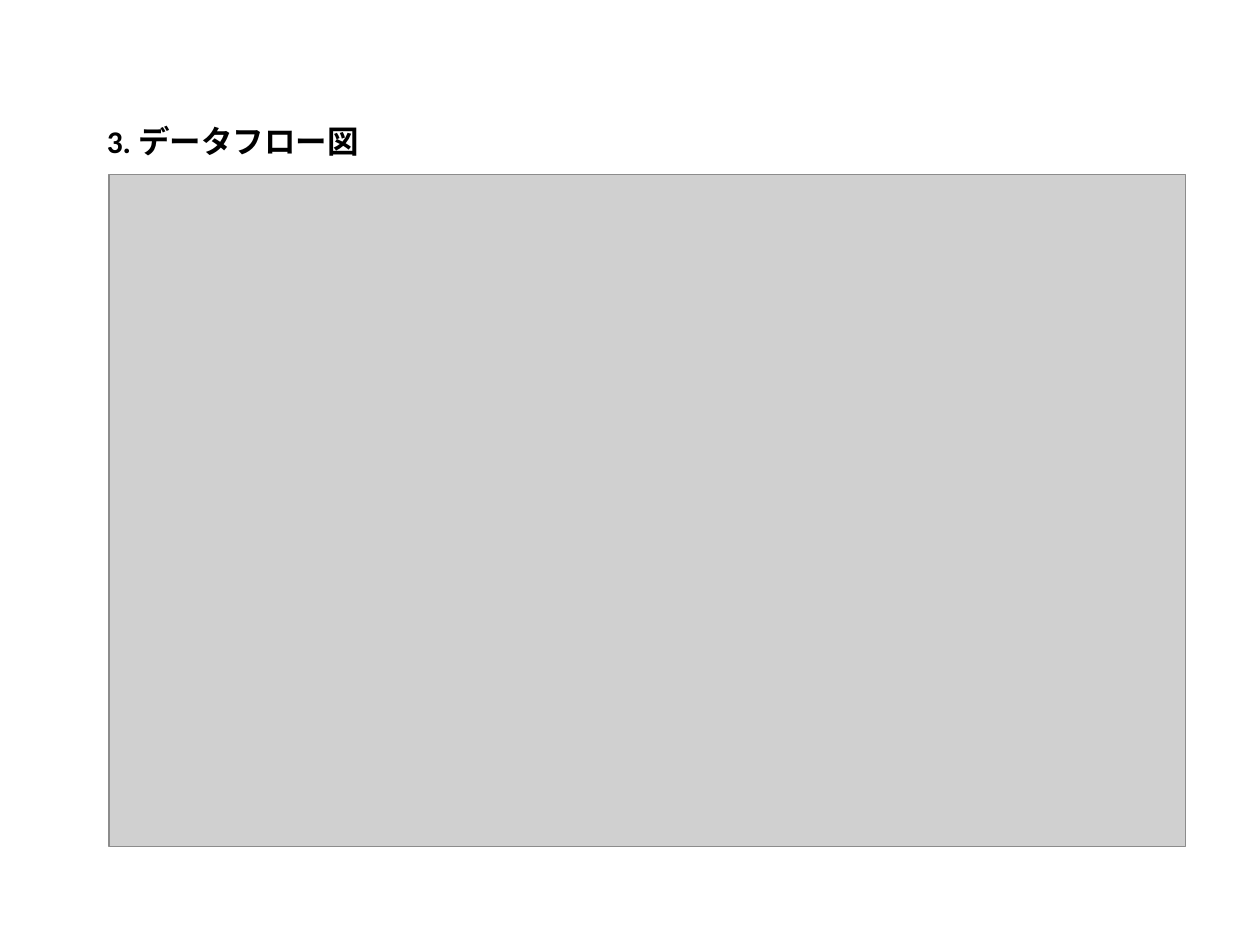
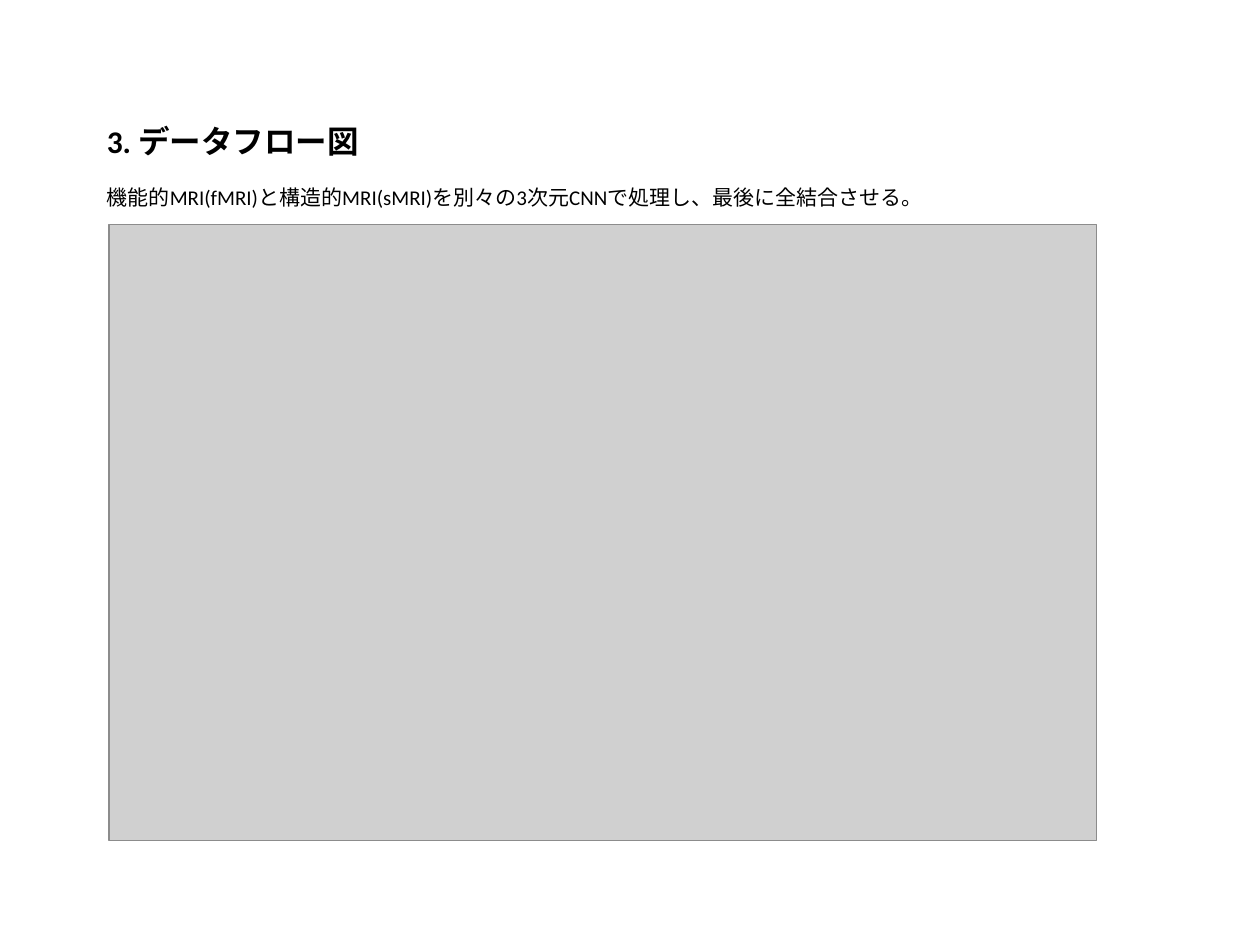
Before and after one commit to yasuyukiokubo/DiveIntoCode, a slide deck: slide 4 of presentation/システム設計書_MRI画像によるADHD予測システム_学習モデル.pptx. Drawn at 1260x945 pixels with LibreOffice and Linux fonts; fonts in the diff are those of the drawing; grey boxes stand for pictures. Boxes give left, top, right and bottom in pixels: in the first picture for what was removed or moved away, otherwise in the second. Text is boxed around its words. In the diff, an @@ line names an element or a change of style, - is before the commit and + after.

```diff
--- a/presentation/システム設計書_MRI画像によるADHD予測システム_学習モデル.pptx
+++ b/presentation/システム設計書_MRI画像によるADHD予測システム_学習モデル.pptx
@@ title at box(107, 125, 922, 208): text changed; size 18 to 12 pt; font Arial to Calibri; bold off @@
-3. データフロー図
+3. データフロー図
+機能的MRI(fMRI)と構造的MRI(sMRI)を別々の3次元CNNで処理し、最後に全結合させる。
@@ picture: place and size @@
-picture at box(110, 175, 1186, 847)
+picture at box(110, 224, 1096, 840)
```
Also in this commit, not shown: 4 other slides changed, 1 slide removed, 1 other file.
